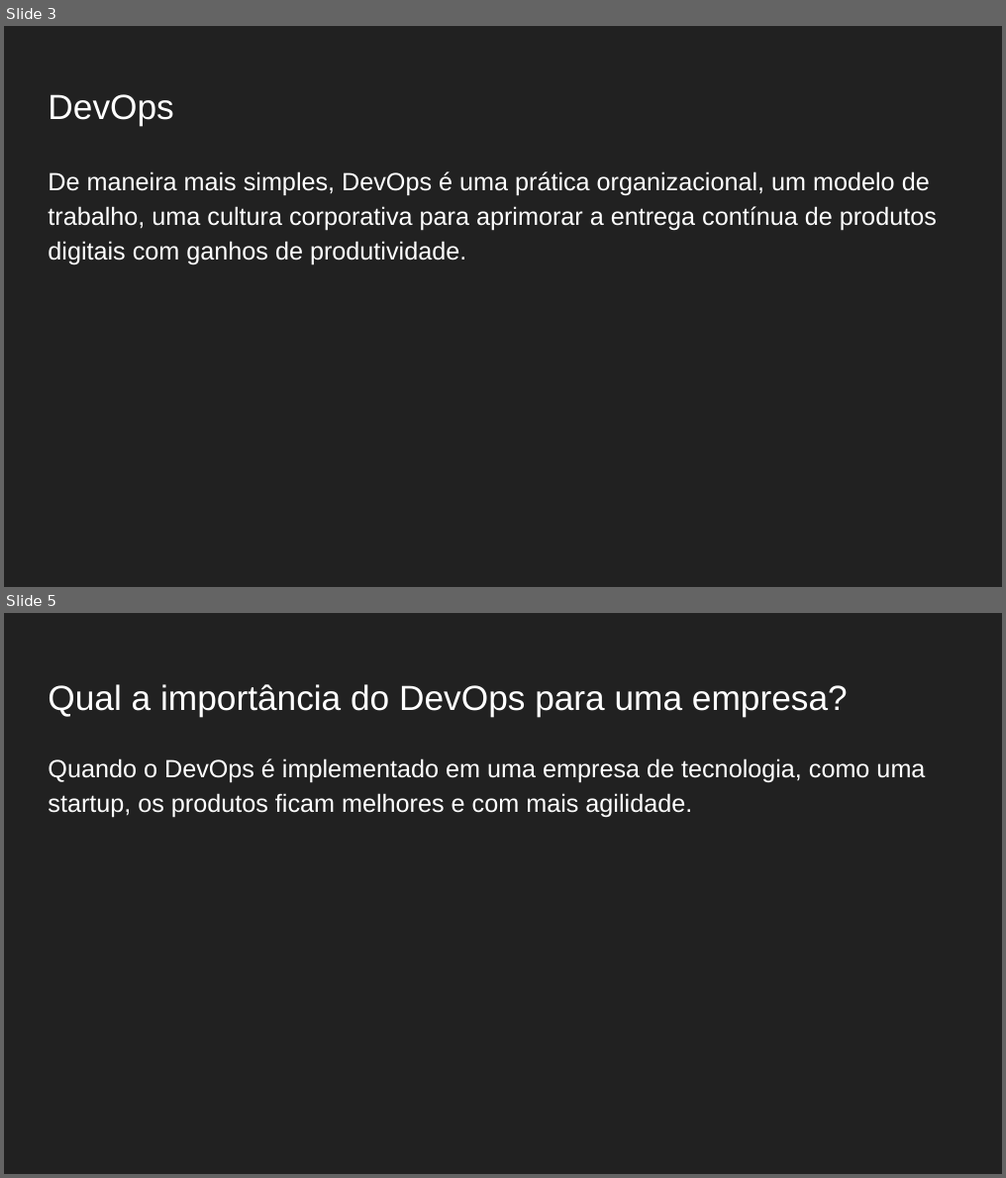
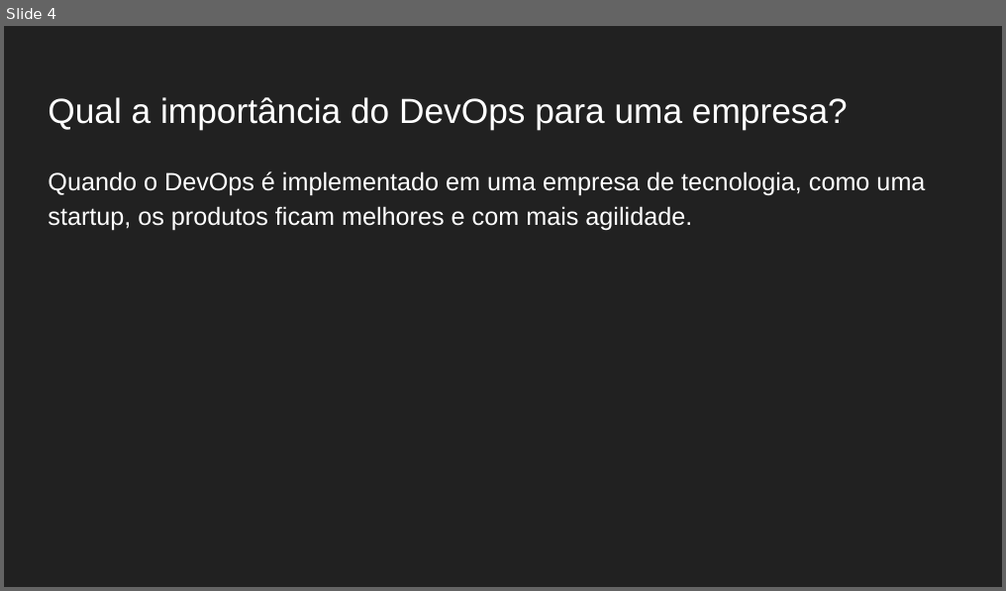
Before and after one commit to Gabrielgsn30/seminarios-docker-monitoramento, a slide deck: DIA01/Práticas DevOps com Docker e Monitoramento do Ambiente Dia 01.pptx. Shown one above the other, each under a label of ours: slides 3 and 5 before the commit, slide 4 after it; the slides between them are not shown. The pictures are 1006x1178 and 1006x591 pixels, drawn with LibreOffice and Linux fonts; fonts in the diff are those of the drawing. Boxes give left, top, right and bottom in pixels: in the first picture for what was removed or moved away, otherwise in the second. Text is boxed around its words. In the diff, an @@ line names an element or a change of style, - is before the commit and + after.

```diff
--- a/DIA01/Práticas DevOps com Docker e Monitoramento do Ambiente Dia 01.pptx
+++ b/DIA01/Práticas DevOps com Docker e Monitoramento do Ambiente Dia 01.pptx
@@ slide 3 removed at box(4, 26, 1002, 587), background #212121 @@
@@ title removed at box(48, 94, 173, 125) @@
-DevOps
@@ text removed at box(48, 172, 937, 266) @@
-De maneira mais simples, DevOps é uma prática organizacional, um modelo de trabalho, uma cultura corporativa para aprimorar a entrega contínua de produtos digitais com ganhos de produtividade.
@@ what was slide 5 is now slide 4 @@
```
Also in this commit, not shown: 7 slides changed, 4 other slides removed, 2 other files.
